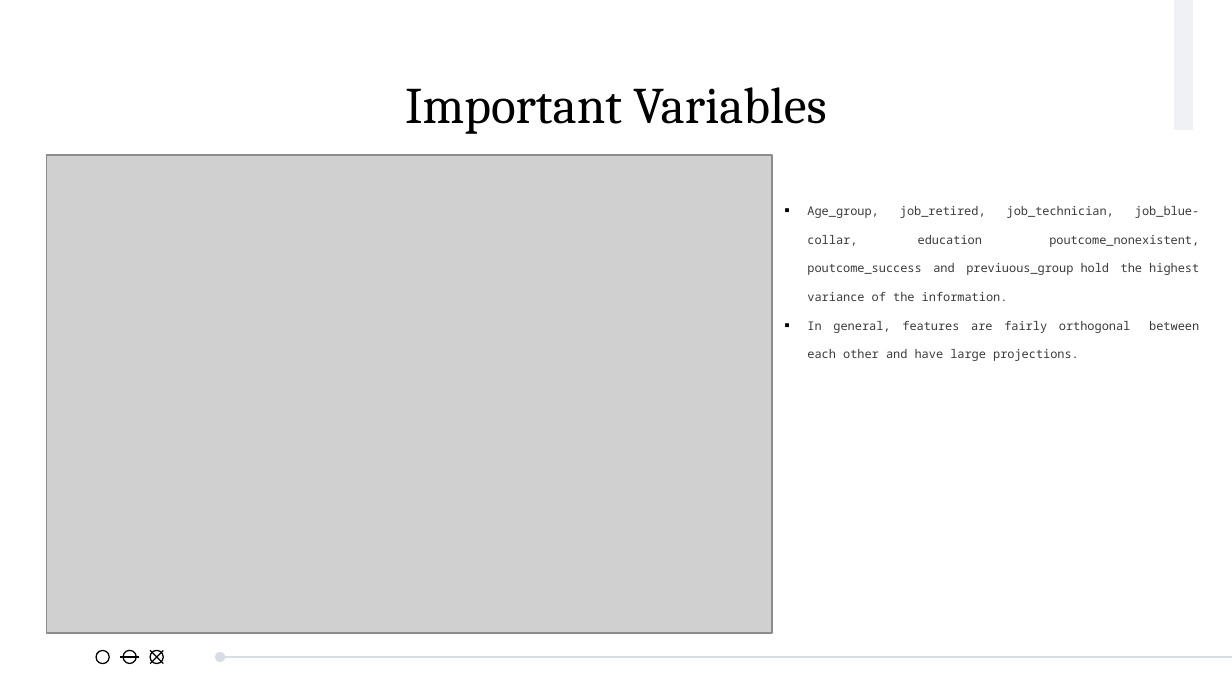
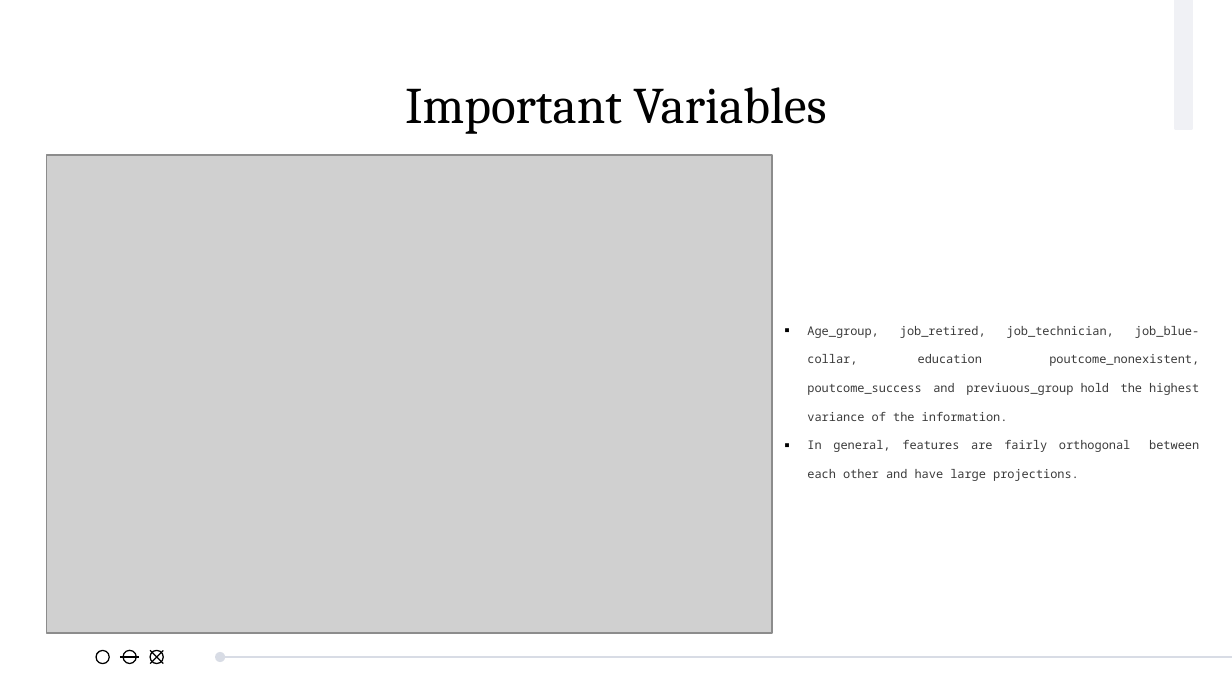
Before and after one commit to SergioCuencaNunez/ml3-bank-marketing, a slide deck: slide 15 of MLIII. Práctica 1.pptx. Drawn at 1232x693 pixels with LibreOffice and Linux fonts; fonts in the diff are those of the drawing; grey boxes stand for pictures. Boxes give left, top, right and bottom in pixels: in the first picture for what was removed or moved away, otherwise in the second. Text is boxed around its words. In the diff, an @@ line names an element or a change of style, - is before the commit and + after.

```diff
--- a/MLIII. Práctica 1.pptx
+++ b/MLIII. Práctica 1.pptx
@@ text "Age_group, job_retired, job_technician, job_blue-collar, edu ...": place and size @@
-text "Age_group, job_retired, job_technician, job_blue-collar, edu ..." at [807, 206, 1199, 361]
+text "Age_group, job_retired, job_technician, job_blue-collar, edu ..." at [807, 326, 1199, 481]
```
Also in this commit, not shown: 3 other slides changed, 1 slide added, 1 other file.
